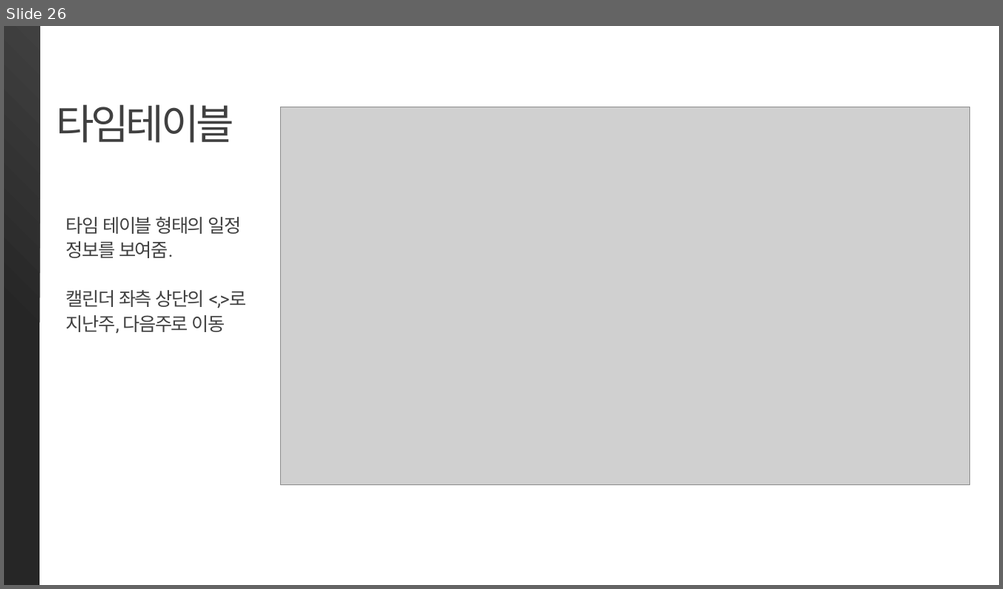
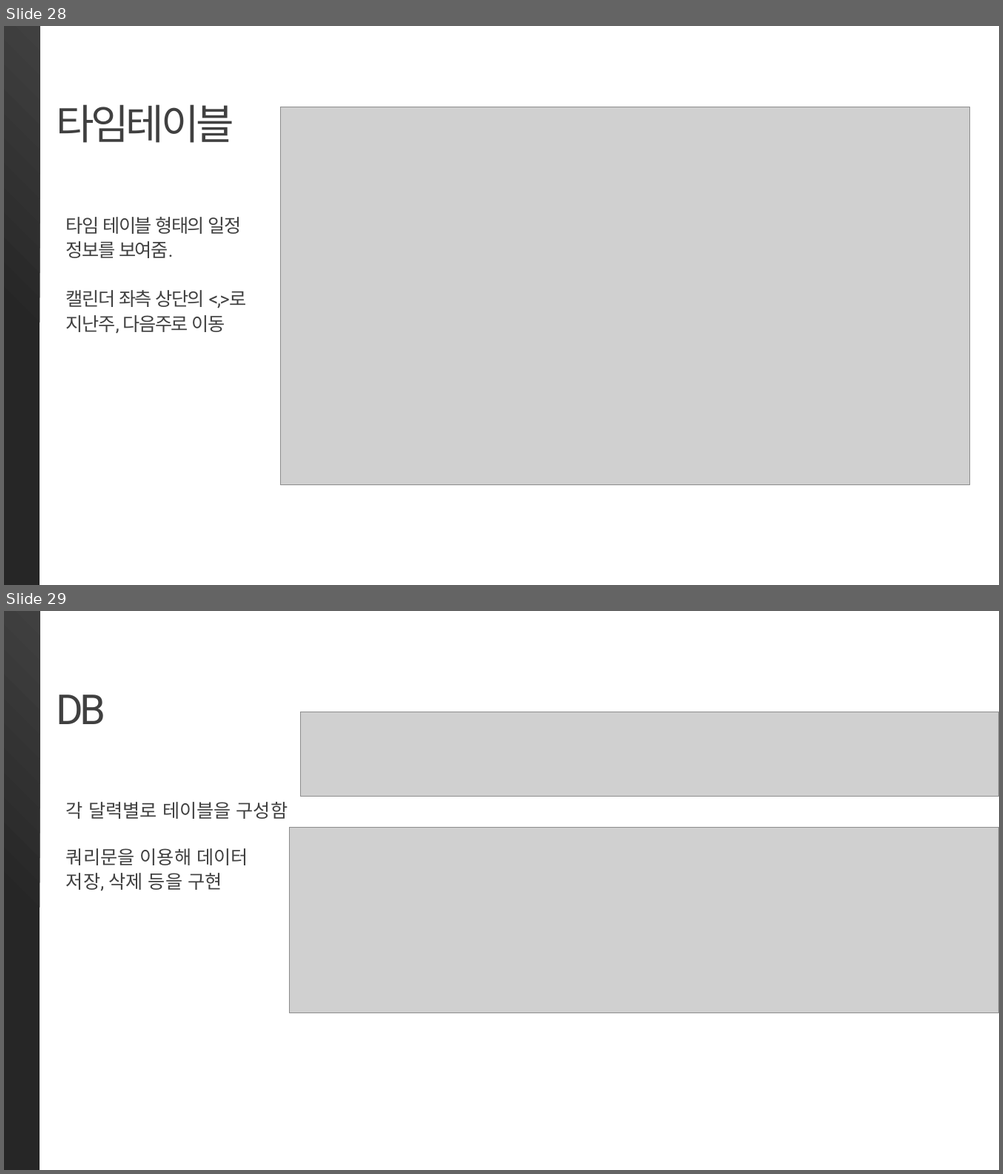
Before and after one commit to EvolvingProgrammer/OPENSOURCE16, a slide deck: ppt/계획서 0530.pptx. Shown one above the other, each under a label of ours: slide 26 before the commit, slides 28 and 29 after it. The pictures are 1003x589 and 1003x1174 pixels, drawn with LibreOffice and Linux fonts; fonts in the diff are those of the drawing; grey boxes stand for pictures. Boxes give left, top, right and bottom in pixels: in the first picture for what was removed or moved away, otherwise in the second. Text is boxed around its words. In the diff, an @@ line names an element or a change of style, - is before the commit and + after.

```diff
--- a/ppt/계획서 0530.pptx
+++ b/ppt/계획서 0530.pptx
@@ slide 29 added at box(4, 611, 999, 1170), background #FFFFFF @@
@@ rectangle added at box(4, 611, 40, 1170), fill gradient #404040 to #262626 @@
@@ text added at box(56, 695, 105, 724), 40 pt, text #404040 @@
+DB
@@ picture added at box(300, 712, 999, 796) @@
@@ text added at box(66, 802, 288, 891), 18 pt, text #404040 @@
+각 달력별로 테이블을 구성함
+쿼리문을 이용해 데이터
+저장, 삭제 등을 구현
@@ picture added at box(290, 827, 999, 1013) @@
@@ what was slide 26 is now slide 28 @@
```
Also in this commit, not shown: 1 slide changed, 2 other slides added, 6 other files.
